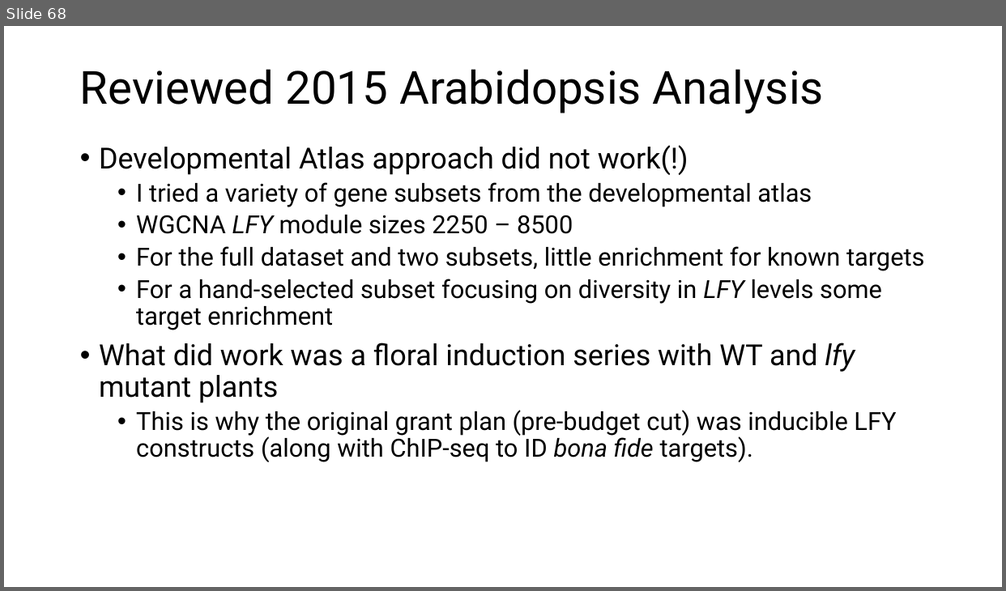
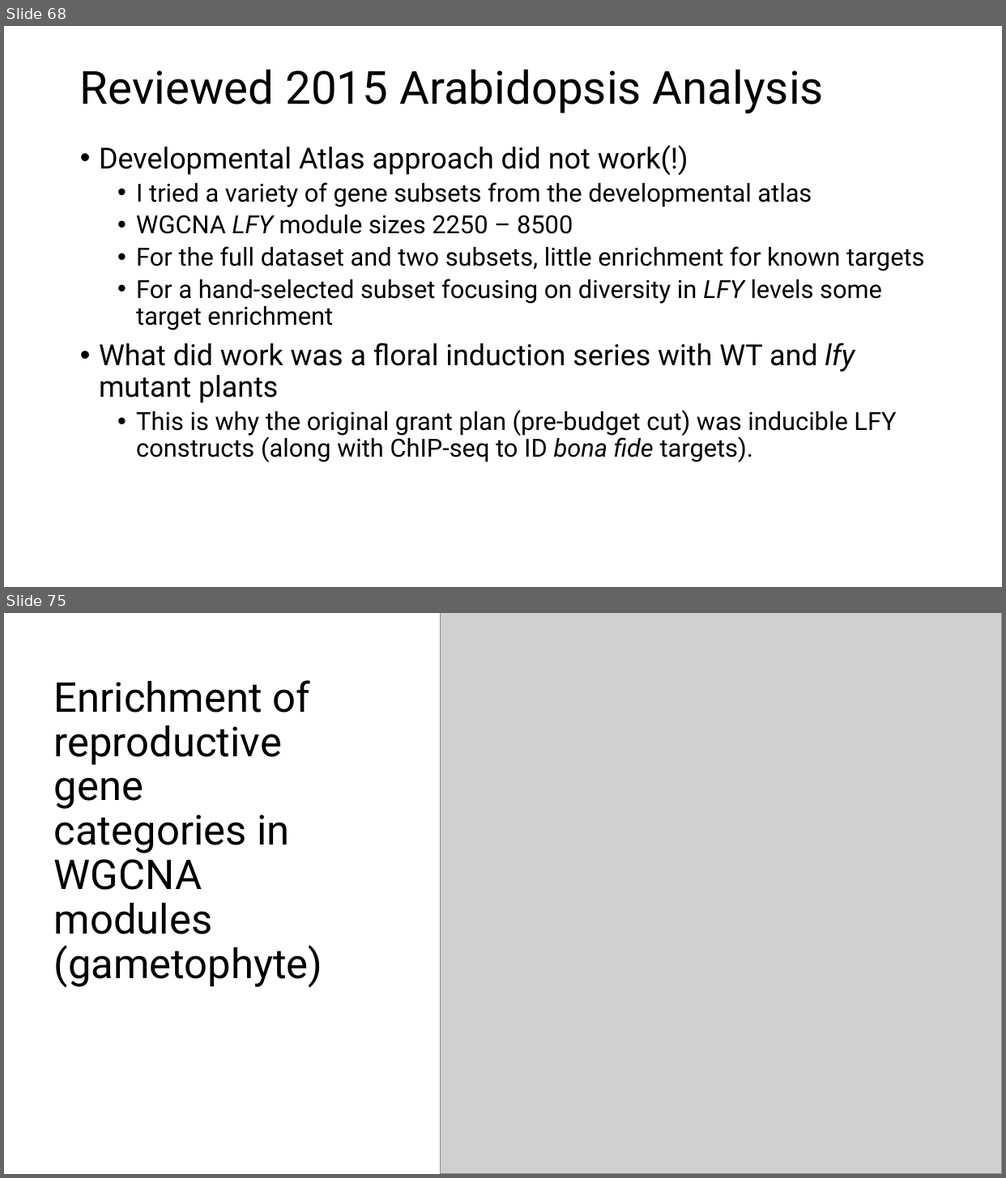
Before and after one commit to MaloofLab/McConnell-Ceratopteris-RNAseq, a slide deck: Presentation-2025-06-20.pptx. Shown one above the other, each under a label of ours: slide 68 before the commit, slides 68 and 75 after it; the slides between them are not shown. The pictures are 1006x591 and 1006x1178 pixels, drawn with LibreOffice and Linux fonts; fonts in the diff are those of the drawing; grey boxes stand for pictures. Boxes give left, top, right and bottom in pixels: in the first picture for what was removed or moved away, otherwise in the second. Text is boxed around its words. In the diff, an @@ line names an element or a change of style, - is before the commit and + after.

Commit message:
Intersection of results with Plackett A.t. reproductive sets

```diff
--- a/Presentation-2025-06-20.pptx
+++ b/Presentation-2025-06-20.pptx
@@ slide 75 added at [4,613,1002,1174], background #FFFFFF @@
@@ picture added at [441,613,1002,1174] @@
@@ title added at [54,680,323,988], 39.6 pt, text #000000 @@
+Enrichment of reproductive gene categories in WGCNA modules (gametophyte)
```
Also in this commit, not shown: 9 other slides added, 15 other files.
